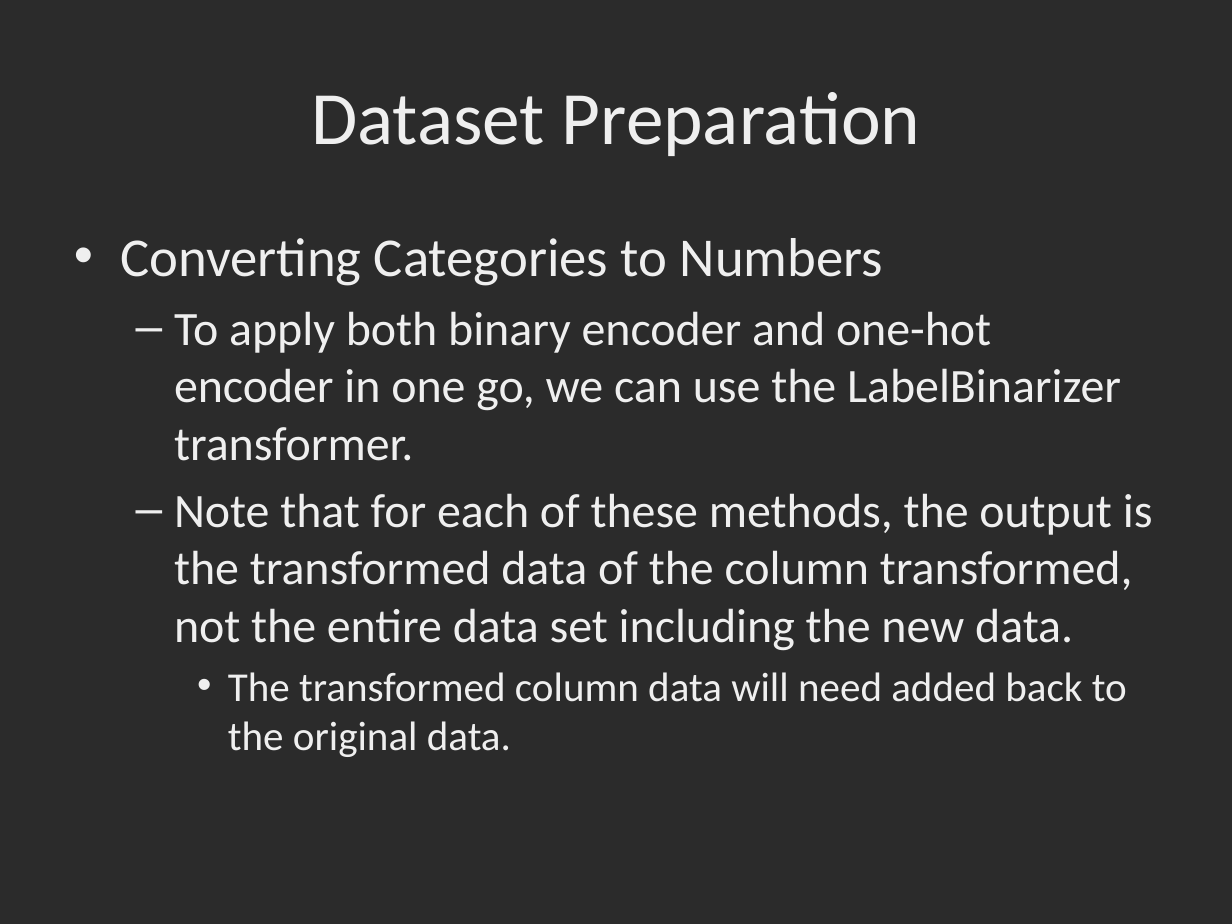
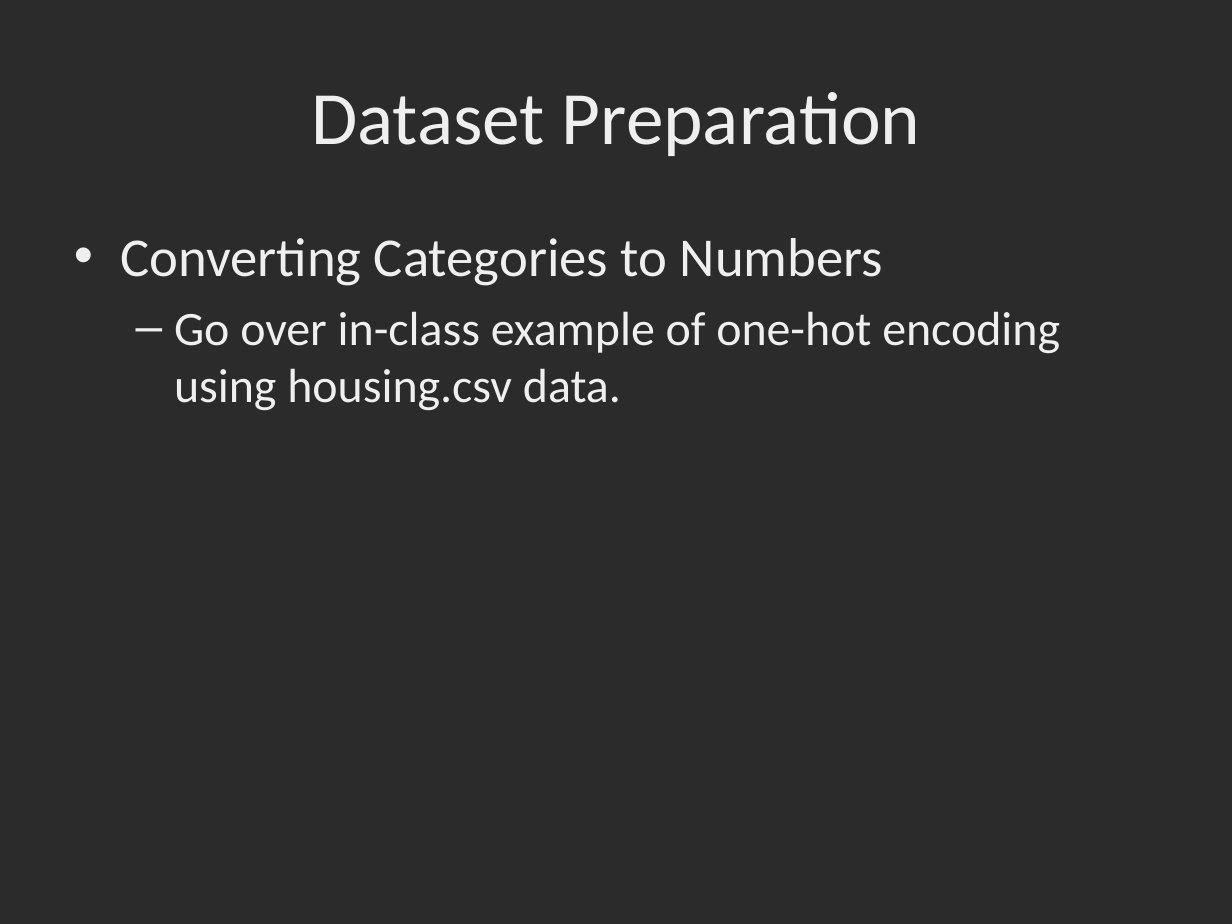
Before and after one commit to dbowmans46/PracticalProgramming, a slide deck: slide 150 of Session 7 - Python/Instructional Material/Session 7 - Python Brief Intro to Machine Learning with Scikit Learn.odp (slide 151 before the commit). Drawn at 1232x924 pixels with LibreOffice and Linux fonts; fonts in the diff are those of the drawing; background and template pictures are left out; a plain dark background stands for a picture behind light text. Boxes give left, top, right and bottom in pixels: in the first picture for what was removed or moved away, otherwise in the second. Text is boxed around its words. In the diff, an @@ line names an element or a change of style, - is before the commit and + after.

Commit message:
String category encoding slides and example code added.  Started slides on adding missing data.

```diff
--- a/Session 7 - Python/Instructional Material/Session 7 - Python Brief Intro to Machine Learning with Scikit Learn.odp
+++ b/Session 7 - Python/Instructional Material/Session 7 - Python Brief Intro to Machine Learning with Scikit Learn.odp
@@ text at [174,311,1060,411]: text changed @@
-  – To apply both binary encoder and one-hot encoder in one go, we can use the LabelBinarizer transformer.
-  – Note that for each of these methods, the output is the transformed data of the column transformed, not the entire data set including the new data.
-    • The transformed column data will need added back to the original data.
+  – Go over in-class example of one-hot encoding using housing.csv data.
```
Also in this commit, not shown: 8 other slides changed, 5 slides added, 1 slide removed, 1 other file.
